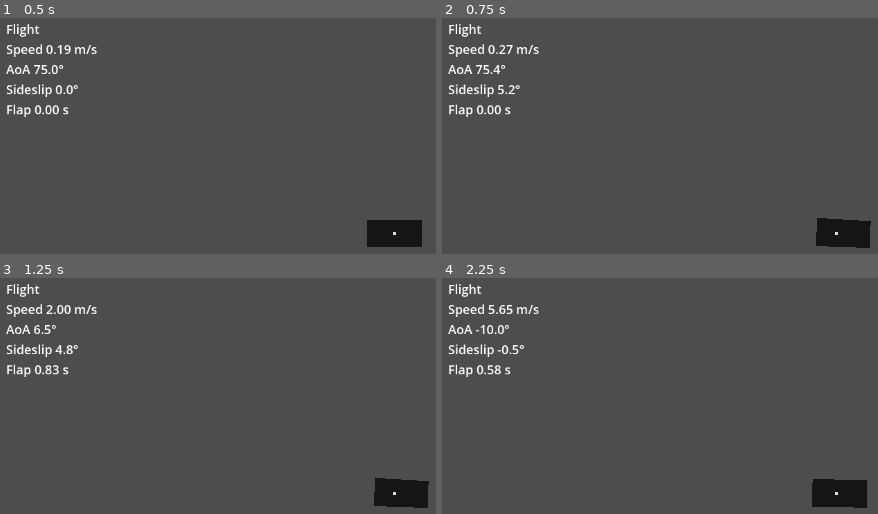
Above: before the commit, frames 1-4 (two rows, left to right).
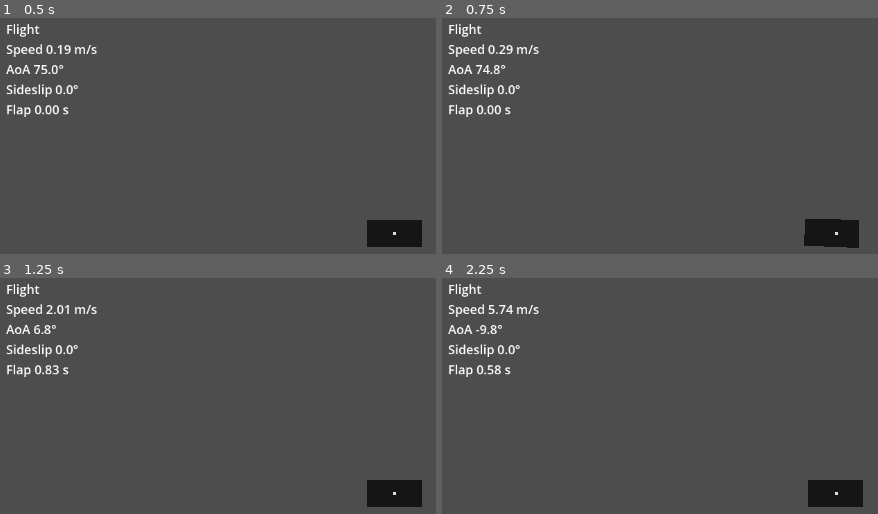
Above: after the commit, the same moments.

Repository: IzalithSky/goose-moves
Game: Godot game, scene res://scenes/flight_controller.tscn
The game is run twice, just before and just after one commit, with the same random seed, the same clock (stepped at 60 frames per second) and the same inputs. This scene is started directly instead of the project's main scene.
Inputs (mouse positions are in pixels of both pictures, inside the frame that each line leads up to):
- Up to frame 1 (0.5 s): no input
- Up to frame 2 (0.75 s): tap Enter at 0.5 s; move the mouse to (outside the picture) at 0.52 s; hold W (player_forward) from 0.53 s (still down); hold Ctrl (player_crouch) from 0.53 s (still down); click (outside the picture) at 0.67 s
- Up to frame 3 (1.25 s): keep holding W (player_forward); keep holding Ctrl (player_crouch); tap Space (player_jump) at 0.77, 1.07 s
- Up to frame 4 (2.25 s): keep holding W (player_forward); move the mouse to (795, 495) at 1.27 s; release Ctrl (player_crouch) at 1.28 s; tap E (player_special) at 1.35 s; click (795, 495) at 1.42 s; tap Space (player_jump) at 1.52, 1.82 s; move the mouse to (856, 485) at 2.02 s; hold Shift (player_walk) from 2.03 s (still down); click (856, 485) at 2.17 s

Frame 1 is identical in both runs. In frame 2, 0.8% of the frame differs, in the area x 9-99%, y 11-98%; in frame 3, 0.6%; in frame 4, 0.6%.

Commit message:
fligth controller wip

Diff:
--- a/scripts/flight_controller.gd
+++ b/scripts/flight_controller.gd
@@ -16,6 +16,7 @@
 const DEFAULT_AIR_DENSITY := 1.225
 const MIN_AERODYNAMIC_SPEED_SQUARED := 0.0001
 const MIN_DIRECTION_VECTOR_LENGTH_SQUARED := 0.000001
+const MIN_HEADING_SPEED_SQUARED := 1.0
 const COLLISION_OVERBOUNCE := 1.001
 const MAX_COLLISION_SLIDES := 4
 const DEFAULT_LIFT_TABLE: Array[Vector2] = [
@@ -191,7 +192,16 @@
 	var lift_coefficient := _sample_table(DEFAULT_LIFT_TABLE, aoa_deg)
 	var drag_coefficient := maxf(_sample_table(DEFAULT_DRAG_TABLE, aoa_deg), 0.0)
 	var drag_force := -airflow_direction * dynamic_pressure * reference_area * drag_coefficient
-	var lift_axis := global_basis.y.normalized()
+	# Lift acts perpendicular to the relative wind (in the body's symmetry plane),
+	# not along body up. Body-up lift would be tilted back by the angle of attack,
+	# adding an along-flightpath retarding component that double-counts the induced
+	# drag already baked into DEFAULT_DRAG_TABLE (the sideslip compensation keeps
+	# the right axis square to the wind, so this stays in-plane). Fall back to body
+	# up only if the wind runs along the right axis (degenerate cross product).
+	var lift_axis := global_basis.x.cross(airflow_direction)
+	if lift_axis.length_squared() < MIN_DIRECTION_VECTOR_LENGTH_SQUARED:
+		lift_axis = global_basis.y
+	lift_axis = lift_axis.normalized()
 	var lift_force := lift_axis * dynamic_pressure * reference_area * lift_coefficient
 	return drag_force + lift_force
 
@@ -208,8 +218,18 @@
 
 
 func _apply_direct_rotation() -> void:
-	var heading_forward := -global_basis.z
+	# Weathervane the heading onto the flight path: the nose follows the
+	# horizontal velocity. A bank tilts the lift vector (see _get_aerodynamic_force)
+	# and curves this velocity sideways — and because the heading tracks it, the
+	# aircraft turns. Seeding the heading from the body's own -Z instead (the old
+	# behaviour) froze the yaw: the bank still tilted lift and built sideslip, but
+	# the nose never came round, so it never turned. Fall back to the current
+	# facing when there is no usable horizontal airspeed (hover or vertical dive).
+	var heading_forward := velocity
 	heading_forward.y = 0.0
+	if heading_forward.length_squared() <= MIN_HEADING_SPEED_SQUARED:
+		heading_forward = -global_basis.z
+		heading_forward.y = 0.0
 	if heading_forward.length_squared() <= MIN_DIRECTION_VECTOR_LENGTH_SQUARED:
 		heading_forward = Vector3.FORWARD
 	else:
@@ -236,6 +256,25 @@
 	target_right = Basis(target_forward, target_bank_angle) * target_right
 	target_up = Basis(target_forward, target_bank_angle) * target_up
 	global_basis = Basis(target_right, target_up, -target_forward).orthonormalized()
+	_apply_sideslip_compensation()
+
+
+func _apply_sideslip_compensation() -> void:
+	# Coordinated flight: yaw the body about its own up axis until the relative
+	# wind has no lateral component (zero sideslip / skid). The bank tilts the
+	# right axis out of horizontal, so a climbing or diving bank would otherwise
+	# leave the nose skidding across the airflow; nulling it here also keeps the
+	# perpendicular-to-wind lift axis (see _get_aerodynamic_force) square to the
+	# body, so the wings carry the turn cleanly.
+	if velocity.length_squared() <= MIN_HEADING_SPEED_SQUARED:
+		return
+	var axial := velocity.dot(-global_basis.z)
+	if axial <= 0.0:
+		return
+	var skid := atan2(velocity.dot(global_basis.x), axial)
+	if is_zero_approx(skid):
+		return
+	global_basis = (Basis(global_basis.y, -skid) * global_basis).orthonormalized()
 
 
 func _apply_collision_response() -> Vector3:
--- /dev/null
+++ b/tests/test_flight_behavior.gd
@@ -0,0 +1,80 @@
+extends "res://tests/q3_test.gd"
+# Flight controller: a held bank must turn the aircraft toward the look
+# direction. Lift is applied along the body up axis, so banking tilts the lift
+# vector; its horizontal component curves the velocity, and the heading
+# weathervanes onto that velocity — so the aircraft comes round.
+#
+# Regression guard for the frozen-yaw bug: seeding the heading from the body's
+# own -Z kept the yaw constant, so a bank built sideslip but never turned (0
+# deg/s). Here the only horizontal force is banked lift (no thrust/flap is
+# triggered), so any heading change is that lift turning the plane.
+#
+# Frame model (see docs/testing.md): this node parents the controller and runs
+# first, so state set here is seen by the controller the same frame.
+
+const CONTROLLER_SCENE := preload("res://scenes/flight_controller.tscn")
+
+var c
+var baseline_error_deg := 0.0
+var max_bank_deg := 0.0
+var max_abs_sideslip_deg := 0.0
+
+
+func _ready() -> void:
+	c = CONTROLLER_SCENE.instantiate()
+	add_child(c)
+	# Anchor the aerodynamics to the code defaults so the test is independent of
+	# any persisted user settings (mass/area/thrust are otherwise loaded from
+	# Settings and vary by machine).
+	c.mass = c.DEFAULT_MASS
+	c.reference_area = c.DEFAULT_REFERENCE_AREA
+	c.gravity_scale = c.DEFAULT_GRAVITY_SCALE
+	c.max_thrust = c.DEFAULT_MAX_THRUST
+	c.extra_linear_drag_quadratic_coefficient = c.DEFAULT_EXTRA_LINEAR_DRAG_QUADRATIC_COEFFICIENT
+	# High up with nothing to collide with: pure airborne flight.
+	c.global_transform = Transform3D(Basis.IDENTITY, Vector3(0, 200, 0))
+	c.velocity = Vector3(0, 0, -18.0)
+	# Look ~35 deg off the current heading (drives the bank) with the nose held
+	# above the flight path (positive AoA -> lift to bank with).
+	c.camera_yaw = deg_to_rad(35.0)
+	c.camera_pitch = deg_to_rad(12.0)
+	c._apply_camera_rotation()
+
+
+func _flat_dir(v: Vector3) -> Vector3:
+	v.y = 0.0
+	if v.length_squared() <= 1e-6:
+		return Vector3.FORWARD
+	return v.normalized()
+
+
+func _alignment_error_deg() -> float:
+	return rad_to_deg(_flat_dir(-c.global_basis.z).angle_to(_flat_dir(-c.camera.global_basis.z)))
+
+
+func _horizontal_speed() -> float:
+	return Vector2(c.velocity.x, c.velocity.z).length()
+
+
+func step() -> void:
+	# Bank angle: how far the body right axis has tilted out of horizontal.
+	max_bank_deg = maxf(max_bank_deg, rad_to_deg(asin(clampf(c.global_basis.x.y, -1.0, 1.0))))
+	# Track worst skid once past the initial settling transient.
+	if frame > 30:
+		max_abs_sideslip_deg = maxf(max_abs_sideslip_deg, absf(c.sideslip_deg))
+
+	if frame == 3:
+		baseline_error_deg = _alignment_error_deg()
+		check("starts misaligned with the look direction", baseline_error_deg > 25.0)
+
+	if frame >= 540:
+		# A frozen-yaw controller leaves the error unchanged; a weathervaning one
+		# curves the heading toward the look direction under banked lift.
+		check("banked lift turns the heading toward the look direction",
+			_alignment_error_deg() < baseline_error_deg - 10.0)
+		check("aircraft rolled into a bank while turning", max_bank_deg > 3.0)
+		check("still flying (horizontal speed retained)", _horizontal_speed() > 3.0)
+		# Auto-yaw sideslip compensation: the banked turn stays coordinated.
+		check("banked turn holds near-zero sideslip (coordinated)",
+			max_abs_sideslip_deg < 1.0)
+		finish()
--- /dev/null
+++ b/tests/test_flight_behavior.tscn
@@ -0,0 +1,6 @@
+[gd_scene load_steps=2 format=3]
+
+[ext_resource type="Script" path="res://tests/test_flight_behavior.gd" id="1"]
+
+[node name="TestFlightBehavior" type="Node3D"]
+script = ExtResource("1")
Not shown, added: tests/test_flight_behavior.gd.uid
